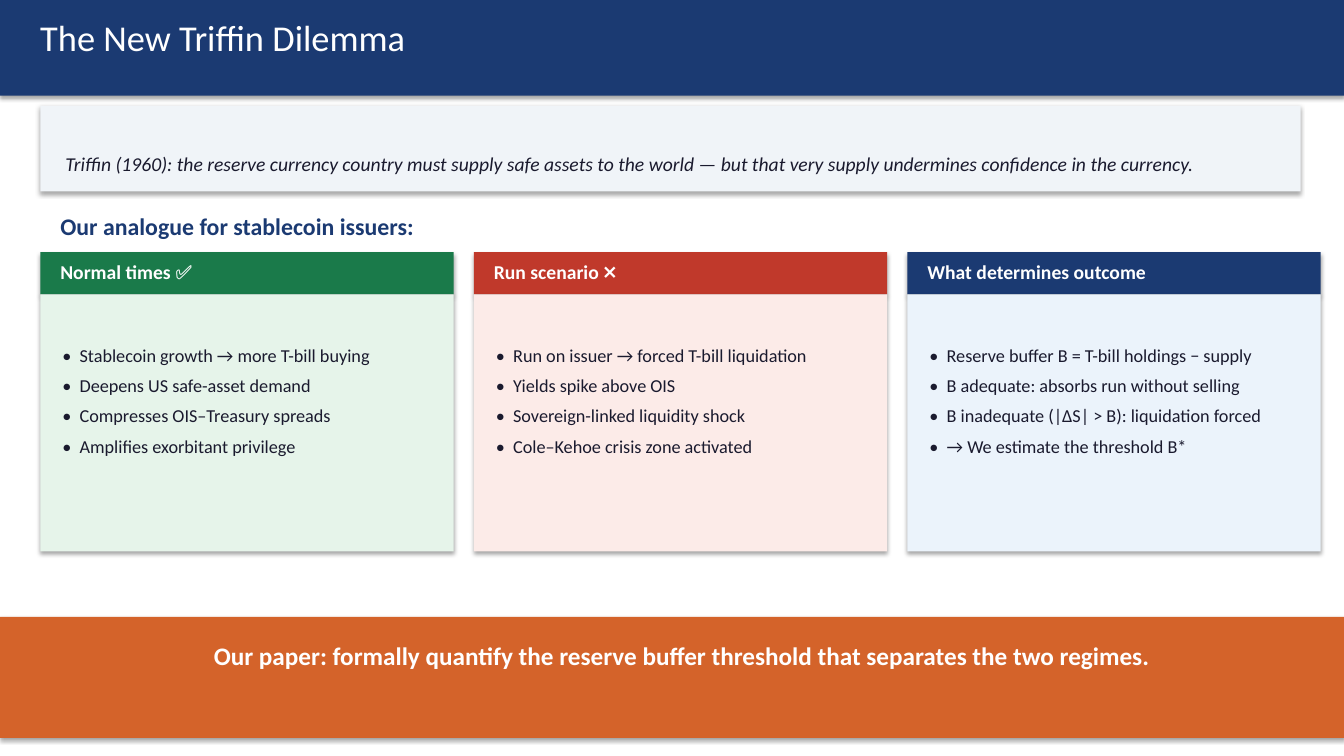
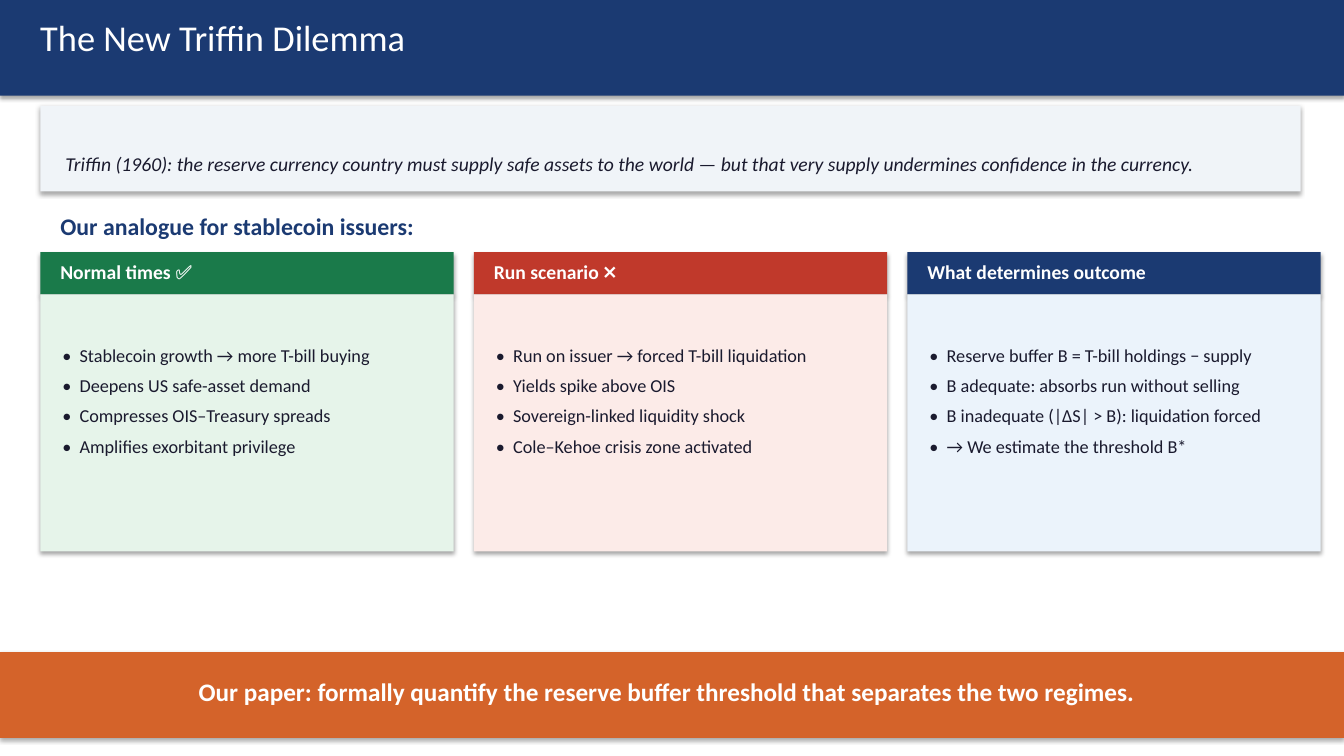
Before and after one commit to kimmireu0921/Stablecoins-and-the-Exorbitant-Privilege, a slide deck: slide 4 of 0512_Stablecoins_Presentation.pptx. Drawn at 1344x756 pixels with LibreOffice and Linux fonts; fonts in the diff are those of the drawing. Boxes give left, top, right and bottom in pixels: in the first picture for what was removed or moved away, otherwise in the second. Text is boxed around its words. In the diff, an @@ line names an element or a change of style, - is before the commit and + after.

```diff
--- a/0512_Stablecoins_Presentation.pptx
+++ b/0512_Stablecoins_Presentation.pptx
@@ rectangle: place and size @@
-rectangle at (0,617,1344,738)
+rectangle at (0,652,1344,738)
@@ text "Our paper: formally quantify the ...": place and size @@
-text "Our paper: formally quantify the ..." at (214,647,1149,670)
+text "Our paper: formally quantify the ..." at (199,683,1133,706)
```
Also in this commit, not shown: 1 other slide changed.
